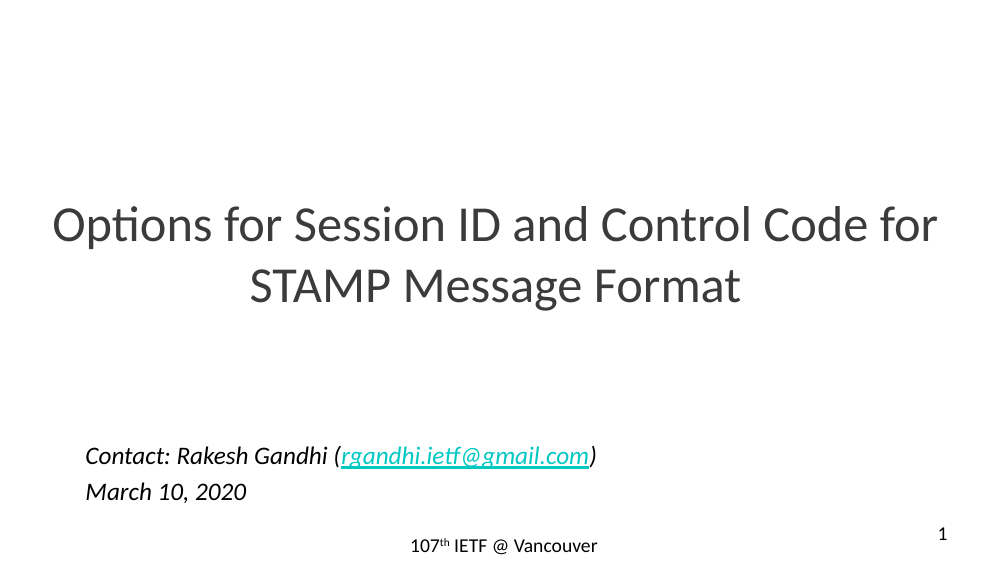
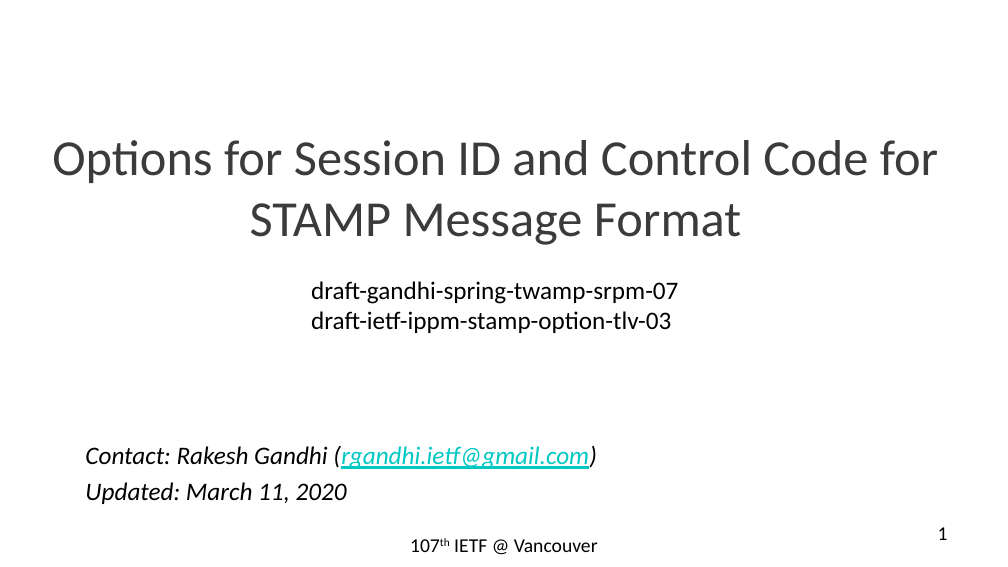
Before and after one commit to rakgandhi/ietf-public, a slide deck: slide 1 of stamp-session-id-rev1.pptx. Drawn at 1008x567 pixels with LibreOffice and Linux fonts; fonts in the diff are those of the drawing. Boxes give left, top, right and bottom in pixels: in the first picture for what was removed or moved away, otherwise in the second. Text is boxed around its words. In the diff, an @@ line names an element or a change of style, - is before the commit and + after.

```diff
--- a/stamp-session-id-rev1.pptx
+++ b/stamp-session-id-rev1.pptx
@@ title "Options for Session ID and ...": place and size @@
-title "Options for Session ID and ..." at <box>52,206,938,311</box>
+title "Options for Session ID and ..." at <box>52,140,938,245</box>
@@ text added at <box>311,281,678,333</box>, 18 pt, text #000000 @@
+draft-gandhi-spring-twamp-srpm-07
+draft-ietf-ippm-stamp-option-tlv-03
@@ text at <box>85,482,347,504</box>: text changed @@
-March 10, 2020
+Updated: March 11, 2020
```
Also in this commit, not shown: 5 other slides changed, 1 slide added, 1 other file.
